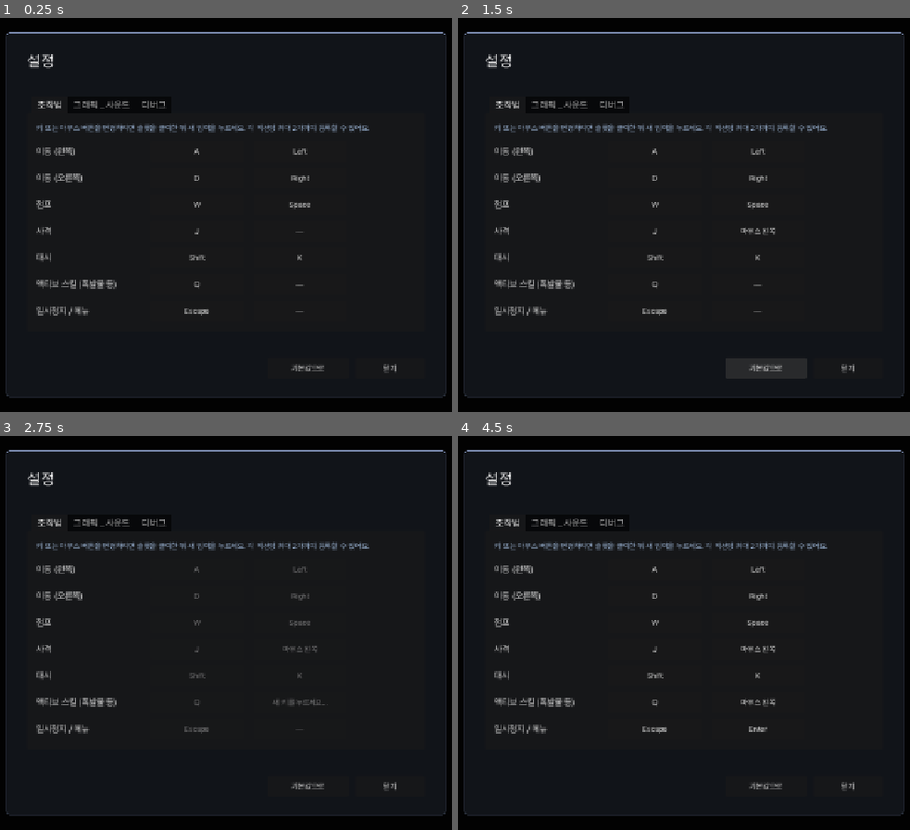
Above: before the commit, frames 1-4 (two rows, left to right).
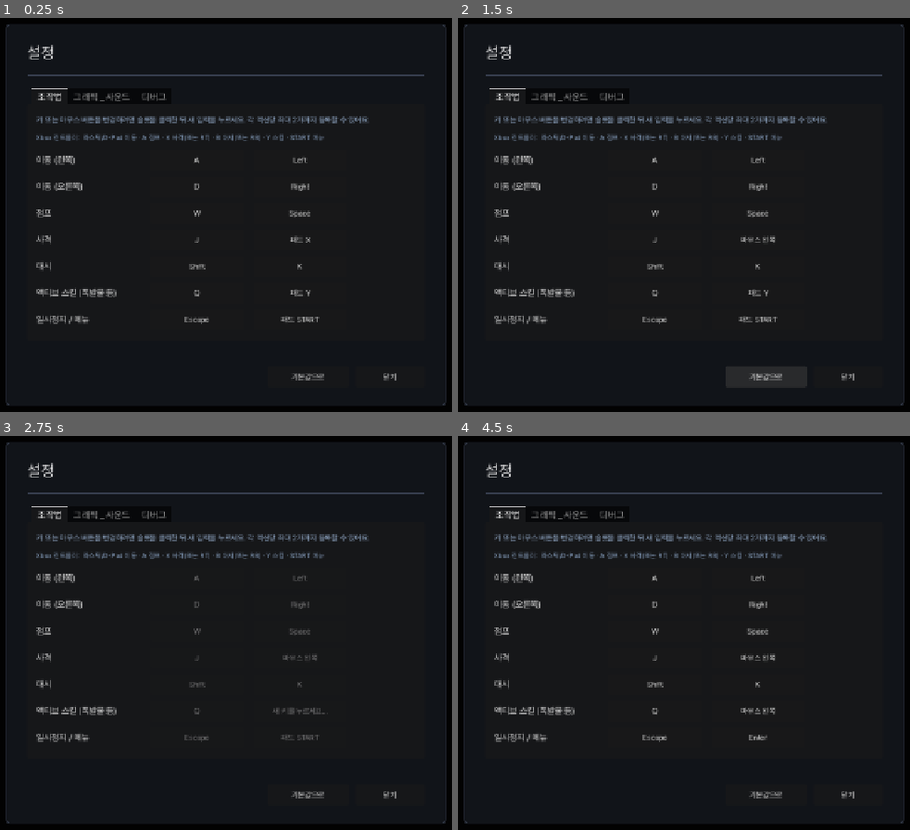
Above: after the commit, the same moments.

Repository: soomin007/EyesOnYou
Game: Godot game, scene res://scenes/settings.tscn
The game is run twice, just before and just after one commit, with the same random seed, the same clock (stepped at 60 frames per second) and the same inputs. This scene is started directly instead of the project's main scene.
Inputs (mouse positions are in pixels of both pictures, inside the frame that each line leads up to):
- Up to frame 1 (0.25 s): no input
- Up to frame 2 (1.5 s): click (756, 238) at 0.5 s, where only the run after the commit has a clickable "패드 X"; click "기본값으로" at 1.25 s
- Up to frame 3 (2.75 s): click (298, 711) at 2 s, where only the run after the commit has a clickable "패드 Y"
- Up to frame 4 (4.5 s): click "닫기" at 2.75 s; click (756, 739) at 3.5 s, where only the run after the commit has a clickable "패드 START"; tap Enter at 4.25 s; move the mouse to (846, 613) at 4.27 s; hold D (move_right) from 4.28 s (still down); hold J (attack) from 4.28 s (still down); click (846, 613) at 4.42 s

The runs differ from the first frame. In frame 1, 6.3% of the frame differs, in the area x 1-99%, y 1-99%; in frame 2, 6.5%; in frame 3, 6.3%; in frame 4, 6.5%.

Commit message:
feat(input): Xbox 컨트롤러 지원 추가
- project.godot 모든 액션에 InputEventJoypadButton/Motion 매핑 추가
  (좌스틱+D-Pad 이동, A 점프/확정, X 사격(또는 RT), B 대시(또는 RB), Y 스킬, START 메뉴)
- GameState.save/load_settings: 조이패드 이벤트도 직렬화 (joy_button/joy_motion 타입)
- Settings 키 리매핑 시 조이패드 이벤트 보존, 기본값 리셋에도 패드 매핑 복원
- Settings 키 라벨이 패드 버튼/스틱/트리거를 한글로 표시
- 키바인드 탭에 Xbox 매핑 안내 한 줄 추가
- Title hint를 "SPACE 또는 패드 A"로 변경

Co-Authored-By: Claude Opus 4.7 (1M context) <noreply@anthropic.com>

Diff:
--- a/project.godot
+++ b/project.godot
@@ -36,51 +36,65 @@
 "deadzone": 0.5,
 "events": [Object(InputEventKey,"resource_local_to_scene":false,"resource_name":"","device":-1,"window_id":0,"alt_press …(191 unchanged characters)…
 , Object(InputEventKey,"resource_local_to_scene":false,"resource_name":"","device":-1,"window_id":0,"alt_pressed":false …(186 unchanged characters)…
+, Object(InputEventJoypadButton,"resource_local_to_scene":false,"resource_name":"","device":-1,"button_index":13,"pressure":0.0,"pressed":false,"script":null)
+, Object(InputEventJoypadMotion,"resource_local_to_scene":false,"resource_name":"","device":-1,"axis":0,"axis_value":-1.0,"script":null)
 ]
 }
 move_right={
 "deadzone": 0.5,
 "events": [Object(InputEventKey,"resource_local_to_scene":false,"resource_name":"","device":-1,"window_id":0,"alt_press …(192 unchanged characters)…
 , Object(InputEventKey,"resource_local_to_scene":false,"resource_name":"","device":-1,"window_id":0,"alt_pressed":false …(186 unchanged characters)…
+, Object(InputEventJoypadButton,"resource_local_to_scene":false,"resource_name":"","device":-1,"button_index":14,"pressure":0.0,"pressed":false,"script":null)
+, Object(InputEventJoypadMotion,"resource_local_to_scene":false,"resource_name":"","device":-1,"axis":0,"axis_value":1.0,"script":null)
 ]
 }
 jump={
 "deadzone": 0.5,
 "events": [Object(InputEventKey,"resource_local_to_scene":false,"resource_name":"","device":-1,"window_id":0,"alt_press …(192 unchanged characters)…
 , Object(InputEventKey,"resource_local_to_scene":false,"resource_name":"","device":-1,"window_id":0,"alt_pressed":false …(182 unchanged characters)…
+, Object(InputEventJoypadButton,"resource_local_to_scene":false,"resource_name":"","device":-1,"button_index":0,"pressure":0.0,"pressed":false,"script":null)
 ]
 }
 attack={
 "deadzone": 0.5,
 "events": [Object(InputEventKey,"resource_local_to_scene":false,"resource_name":"","device":-1,"window_id":0,"alt_press …(192 unchanged characters)…
+, Object(InputEventJoypadButton,"resource_local_to_scene":false,"resource_name":"","device":-1,"button_index":2,"pressure":0.0,"pressed":false,"script":null)
+, Object(InputEventJoypadMotion,"resource_local_to_scene":false,"resource_name":"","device":-1,"axis":5,"axis_value":1.0,"script":null)
 ]
 }
 dash={
 "deadzone": 0.5,
 "events": [Object(InputEventKey,"resource_local_to_scene":false,"resource_name":"","device":-1,"window_id":0,"alt_press …(195 unchanged characters)…
 , Object(InputEventKey,"resource_local_to_scene":false,"resource_name":"","device":-1,"window_id":0,"alt_pressed":false …(183 unchanged characters)…
+, Object(InputEventJoypadButton,"resource_local_to_scene":false,"resource_name":"","device":-1,"button_index":1,"pressure":0.0,"pressed":false,"script":null)
+, Object(InputEventJoypadButton,"resource_local_to_scene":false,"resource_name":"","device":-1,"button_index":10,"pressure":0.0,"pressed":false,"script":null)
 ]
 }
 skill={
 "deadzone": 0.5,
 "events": [Object(InputEventKey,"resource_local_to_scene":false,"resource_name":"","device":-1,"window_id":0,"alt_press …(192 unchanged characters)…
+, Object(InputEventJoypadButton,"resource_local_to_scene":false,"resource_name":"","device":-1,"button_index":3,"pressure":0.0,"pressed":false,"script":null)
 ]
 }
 move_down={
 "deadzone": 0.5,
 "events": [Object(InputEventKey,"resource_local_to_scene":false,"resource_name":"","device":-1,"window_id":0,"alt_press …(192 unchanged characters)…
 , Object(InputEventKey,"resource_local_to_scene":false,"resource_name":"","device":-1,"window_id":0,"alt_pressed":false …(186 unchanged characters)…
+, Object(InputEventJoypadButton,"resource_local_to_scene":false,"resource_name":"","device":-1,"button_index":12,"pressure":0.0,"pressed":false,"script":null)
+, Object(InputEventJoypadMotion,"resource_local_to_scene":false,"resource_name":"","device":-1,"axis":1,"axis_value":1.0,"script":null)
 ]
 }
 ui_skip={
 "deadzone": 0.5,
 "events": [Object(InputEventKey,"resource_local_to_scene":false,"resource_name":"","device":-1,"window_id":0,"alt_press …(195 unchanged characters)…
 , Object(InputEventKey,"resource_local_to_scene":false,"resource_name":"","device":-1,"window_id":0,"alt_pressed":false …(182 unchanged characters)…
+, Object(InputEventJoypadButton,"resource_local_to_scene":false,"resource_name":"","device":-1,"button_index":0,"pressure":0.0,"pressed":false,"script":null)
 ]
 }
 pause={
 "deadzone": 0.5,
 "events": [Object(InputEventKey,"resource_local_to_scene":false,"resource_name":"","device":-1,"window_id":0,"alt_press …(195 unchanged characters)…
+, Object(InputEventJoypadButton,"resource_local_to_scene":false,"resource_name":"","device":-1,"button_index":6,"pressure":0.0,"pressed":false,"script":null)
 ]
 }
 
--- a/scripts/GameState.gd
+++ b/scripts/GameState.gd
@@ -291,6 +291,15 @@
 				var ev2 := InputEventMouseButton.new()
 				ev2.button_index = int(d.get("button", 0))
 				InputMap.action_add_event(action, ev2)
+			elif t == "joy_button":
+				var ev3 := InputEventJoypadButton.new()
+				ev3.button_index = int(d.get("button", 0))
+				InputMap.action_add_event(action, ev3)
+			elif t == "joy_motion":
+				var ev4 := InputEventJoypadMotion.new()
+				ev4.axis = int(d.get("axis", 0))
+				ev4.axis_value = float(d.get("value", 1.0))
+				InputMap.action_add_event(action, ev4)
 
 func save_settings() -> void:
 	var cf := ConfigFile.new()
@@ -312,5 +321,11 @@
 			elif ev is InputEventMouseButton:
 				var m := ev as InputEventMouseButton
 				entries.append({"type": "mouse", "button": int(m.button_index)})
+			elif ev is InputEventJoypadButton:
+				var jb := ev as InputEventJoypadButton
+				entries.append({"type": "joy_button", "button": int(jb.button_index)})
+			elif ev is InputEventJoypadMotion:
+				var jm := ev as InputEventJoypadMotion
+				entries.append({"type": "joy_motion", "axis": int(jm.axis), "value": float(jm.axis_value)})
 		cf.set_value("input", action, entries)
 	cf.save(SETTINGS_PATH)
--- a/scripts/Settings.gd
+++ b/scripts/Settings.gd
@@ -117,6 +117,15 @@
 	hint.add_theme_color_override("font_color", Color(0.62, 0.72, 0.85))
 	hint.autowrap_mode = TextServer.AUTOWRAP_WORD_SMART
 	v.add_child(hint)
+
+	# 게임패드 안내 — Xbox 컨트롤러 기본 매핑. 슬롯에는 키/마우스만 표시되지만,
+	# 패드는 별도로 항상 활성화되어 있음 (project.godot 기본값 + 리셋 시에도 복원).
+	var pad_hint := Label.new()
+	pad_hint.text = "Xbox 컨트롤러:  좌스틱/D-Pad 이동 · A 점프 · X 사격(또는 RT) · B 대시(또는 RB) · Y 스킬 · START 메뉴"
+	pad_hint.add_theme_font_size_override("font_size", 12)
+	pad_hint.add_theme_color_override("font_color", Color(0.55, 0.65, 0.78))
+	pad_hint.autowrap_mode = TextServer.AUTOWRAP_WORD_SMART
+	v.add_child(pad_hint)
 
 	var grid := GridContainer.new()
 	grid.columns = 3
@@ -310,6 +319,33 @@
 			MOUSE_BUTTON_XBUTTON1: return "마우스 X1"
 			MOUSE_BUTTON_XBUTTON2: return "마우스 X2"
 			_: return "마우스 버튼 %d" % mb.button_index
+	elif ev is InputEventJoypadButton:
+		var jb := ev as InputEventJoypadButton
+		match jb.button_index:
+			JOY_BUTTON_A: return "패드 A"
+			JOY_BUTTON_B: return "패드 B"
+			JOY_BUTTON_X: return "패드 X"
+			JOY_BUTTON_Y: return "패드 Y"
+			JOY_BUTTON_LEFT_SHOULDER: return "패드 LB"
+			JOY_BUTTON_RIGHT_SHOULDER: return "패드 RB"
+			JOY_BUTTON_BACK: return "패드 BACK"
+			JOY_BUTTON_START: return "패드 START"
+			JOY_BUTTON_DPAD_UP: return "패드 ↑"
+			JOY_BUTTON_DPAD_DOWN: return "패드 ↓"
+			JOY_BUTTON_DPAD_LEFT: return "패드 ←"
+			JOY_BUTTON_DPAD_RIGHT: return "패드 →"
+			_: return "패드 버튼 %d" % jb.button_index
+	elif ev is InputEventJoypadMotion:
+		var jm := ev as InputEventJoypadMotion
+		var sign_str: String = "+" if jm.axis_value >= 0.0 else "-"
+		match jm.axis:
+			JOY_AXIS_LEFT_X: return "좌스틱 " + ("→" if sign_str == "+" else "←")
+			JOY_AXIS_LEFT_Y: return "좌스틱 " + ("↓" if sign_str == "+" else "↑")
+			JOY_AXIS_RIGHT_X: return "우스틱 " + ("→" if sign_str == "+" else "←")
+			JOY_AXIS_RIGHT_Y: return "우스틱 " + ("↓" if sign_str == "+" else "↑")
+			JOY_AXIS_TRIGGER_LEFT: return "패드 LT"
+			JOY_AXIS_TRIGGER_RIGHT: return "패드 RT"
+			_: return "축 %d %s" % [jm.axis, sign_str]
 	return "—"
 
 func _on_key_button_pressed(action_id: String, index: int, btn: Button) -> void:
@@ -360,11 +396,17 @@
 
 	var action_id: String = capturing_action
 	var index: int = capturing_index
-	var current_events: Array = []
+	# UI 슬롯은 키보드/마우스만 표시·편집. 조이패드 이벤트는 보존해 따로 다시 등록.
+	var kb_events: Array = []
+	var preserved_pad: Array = []
 	if InputMap.has_action(action_id):
-		current_events = InputMap.action_get_events(action_id)
+		for ev in InputMap.action_get_events(action_id):
+			if ev is InputEventKey or ev is InputEventMouseButton:
+				kb_events.append(ev)
+			else:
+				preserved_pad.append(ev)
 	var new_events: Array = []
-	for e in current_events:
+	for e in kb_events:
 		new_events.append(e)
 	while new_events.size() <= index:
 		new_events.append(null)
@@ -374,6 +416,8 @@
 	for e in new_events:
 		if e is InputEventKey or e is InputEventMouseButton:
 			InputMap.action_add_event(action_id, e)
+	for e in preserved_pad:
+		InputMap.action_add_event(action_id, e)
 
 	capturing_action = ""
 	capturing_index = -1
@@ -395,15 +439,15 @@
 	GameState.save_settings()
 
 func _apply_default_keybindings() -> void:
-	# 각 entry는 ["key", keycode] 또는 ["mouse", button_index]
+	# 각 entry: ["key", keycode] / ["mouse", button] / ["pad", JOY_BUTTON_*] / ["axis", axis, value]
 	var defaults := {
-		"move_left":  [["key", KEY_A], ["key", KEY_LEFT]],
-		"move_right": [["key", KEY_D], ["key", KEY_RIGHT]],
-		"jump":       [["key", KEY_W], ["key", KEY_SPACE]],
-		"attack":     [["mouse", MOUSE_BUTTON_LEFT], ["key", KEY_J]],
-		"dash":       [["key", KEY_SHIFT], ["key", KEY_K]],
-		"skill":      [["mouse", MOUSE_BUTTON_RIGHT], ["key", KEY_Q]],
-		"pause":      [["key", KEY_ESCAPE]],
+		"move_left":  [["key", KEY_A], ["key", KEY_LEFT], ["pad", JOY_BUTTON_DPAD_LEFT], ["axis", JOY_AXIS_LEFT_X, -1.0]],
+		"move_right": [["key", KEY_D], ["key", KEY_RIGHT], ["pad", JOY_BUTTON_DPAD_RIGHT], ["axis", JOY_AXIS_LEFT_X, 1.0]],
+		"jump":       [["key", KEY_W], ["key", KEY_SPACE], ["pad", JOY_BUTTON_A]],
+		"attack":     [["mouse", MOUSE_BUTTON_LEFT], ["key", KEY_J], ["pad", JOY_BUTTON_X], ["axis", JOY_AXIS_TRIGGER_RIGHT, 1.0]],
+		"dash":       [["key", KEY_SHIFT], ["key", KEY_K], ["pad", JOY_BUTTON_B], ["pad", JOY_BUTTON_RIGHT_SHOULDER]],
+		"skill":      [["mouse", MOUSE_BUTTON_RIGHT], ["key", KEY_Q], ["pad", JOY_BUTTON_Y]],
+		"pause":      [["key", KEY_ESCAPE], ["pad", JOY_BUTTON_START]],
 	}
 	for action_id in defaults.keys():
 		if not InputMap.has_action(action_id):
@@ -411,15 +455,23 @@
 		InputMap.action_erase_events(action_id)
 		for entry in defaults[action_id]:
 			var t: String = str(entry[0])
-			var code: int = int(entry[1])
 			if t == "key":
 				var ev := InputEventKey.new()
-				ev.physical_keycode = code
+				ev.physical_keycode = int(entry[1])
 				InputMap.action_add_event(action_id, ev)
 			elif t == "mouse":
 				var mev := InputEventMouseButton.new()
-				mev.button_index = code
+				mev.button_index = int(entry[1])
 				InputMap.action_add_event(action_id, mev)
+			elif t == "pad":
+				var pev := InputEventJoypadButton.new()
+				pev.button_index = int(entry[1])
+				InputMap.action_add_event(action_id, pev)
+			elif t == "axis":
+				var aev := InputEventJoypadMotion.new()
+				aev.axis = int(entry[1])
+				aev.axis_value = float(entry[2])
+				InputMap.action_add_event(action_id, aev)
 
 func _on_close_pressed() -> void:
 	emit_signal("closed")
--- a/scripts/Title.gd
+++ b/scripts/Title.gd
@@ -15,7 +15,7 @@
 	GameState.seen_enemies.clear()
 	GameState.save_settings()
 	title_label.text = "EYES ON YOU"
-	hint_label.text = "[ 시작하려면 SPACE ]"
+	hint_label.text = "[ 시작 — SPACE 또는 패드 A ]"
 	tutorial_button.pressed.connect(_on_tutorial_pressed)
 	settings_button.pressed.connect(_on_settings_pressed)
 
